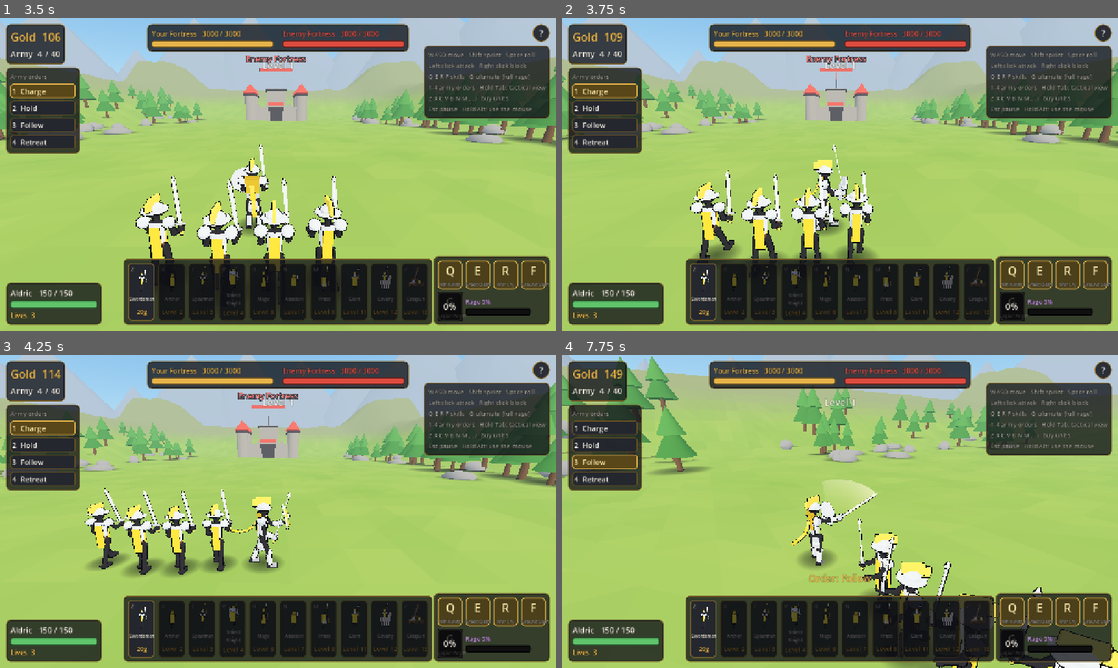
Above: before the commit, frames 1-4 (two rows, left to right).
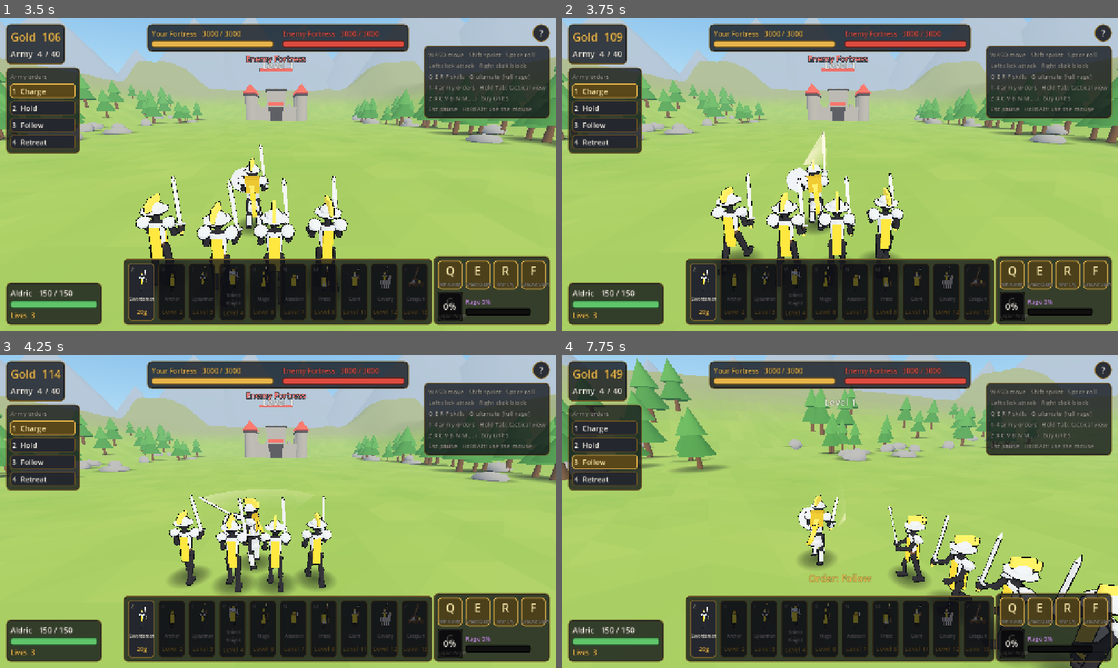
Above: after the commit, the same moments.

Repository: cronustjy-sketch/stick-legion
Game: Godot game, scene res://scenes/main_menu.tscn
Two runs of this game, one before a commit and one after it. Both use one fixed random seed, a clock stepped at 60 frames per second and the inputs below.
Inputs (mouse positions are in pixels of both pictures, inside the frame that each line leads up to):
- Up to frame 1 (3.5 s): click "Play" at 0.5 s; click "Skip" at 1.25 s; click "Start Level" at 2 s; click "Skip" at 2.75 s
- Up to frame 2 (3.75 s): tap Enter at 3.5 s; move the mouse to (962, 158) at 3.52 s; press the mouse at (962, 158) at 3.53 s; hold D (move_right) from 3.53 s (still down)
- Up to frame 3 (4.25 s): keep holding D (move_right)
- Up to frame 4 (7.75 s): move the mouse to (812, 511) at 4.27 s; release D (move_right) at 4.28 s; release the mouse at (812, 511) at 4.28 s; hold W (move_forward) from 4.28 s (still down); click (812, 511) at 4.35 s; move the mouse to (851, 505) at 5.02 s; hold Right mouse button (block) 5.03-5.78 s; click (851, 505) at 5.3 s; move the mouse to (834, 517) at 5.77 s; tap Space (dodge) at 5.85 s; click (834, 517) at 6.05 s; move the mouse to (878, 514) at 6.52 s; press the mouse at (878, 514) at 6.53 s; tap 1 (order_charge) at 6.6 s; move the mouse to (795, 508) at 7.27 s; release the mouse at (795, 508) at 7.28 s; tap 3 (order_follow) at 7.35 s; click (795, 508) at 7.55 s

Frame 1 is identical in both runs. In frame 2, 9.6% of the frame differs, in the area x 0-100%, y 0-86%; in frame 3, 13%; in frame 4, 14%, in the area x 0-100%, y 0-100%.

Commit message:
Auto aim to enemies on any side, faster attack chain, hold-to-attack

Diff:
--- a/data/hero.gd
+++ b/data/hero.gd
@@ -16,7 +16,7 @@
 	"roll_cooldown": 0.45,
 	"attack_range": 2.7,
 	"attack_arc_deg": 120.0,
-	"attack_speed": 1.25,  # animation speed multiplier
+	"attack_speed": 1.6,  # animation speed multiplier (higher = faster swings)
 	"combo_reset": 0.55,  # seconds after a swing before the combo starts over
 	"block_reduction": 0.75,
 	"block_arc_deg": 140.0,
--- a/scripts/battle.gd
+++ b/scripts/battle.gd
@@ -95,6 +95,9 @@
 	if args.has("--start-test"):
 		spawner.enabled = false
 		_run_start_test()
+	if args.has("--aim-test"):
+		spawner.enabled = false
+		_run_aim_test()
 	if args.has("--joy-test"):
 		spawner.enabled = false
 		_run_joy_test()
@@ -715,3 +718,56 @@
 	print("JOY-TEST camera yaw changed by ", snappedf(rad_to_deg(hero_camera.yaw - yaw0), 0.01), " deg, pitch by ", snappedf(rad_to_deg(hero_camera.pitch - pitch0), 0.01), " deg while the joystick moved (expect 0 / 0); hero moved: ", hero.touch_move != Vector2.ZERO)
 	Input.mouse_mode = Input.MOUSE_MODE_VISIBLE
 	get_tree().quit()
+
+
+## Auto aim and attack speed (godot ... battle.tscn -- --aim-test): enemies beside and behind the hero must be hit by a single press; holding attack must keep swinging.
+func _run_aim_test() -> void:
+	hero.mouse_gate = false
+	await get_tree().create_timer(0.8).timeout
+	var c: Vector3 = hero.global_position
+	for case: Array in [["beside (90 deg)", Vector3(3.0, 0.0, 0.0)], ["behind (180 deg)", Vector3(0.0, 0.0, 3.5)], ["far side (-100 deg)", Vector3(-2.6, 0.0, 0.8)]]:
+		hero.rotation.y = 0.0  # facing -Z
+		hero.state = Hero.State.FREE
+		var e: Unit = spawn_unit("swordsman", 1, 0.0)
+		e.passive = true
+		e.max_hp = 500.0
+		e.hp = 500.0
+		e.global_position = c + (case[1] as Vector3)
+		await get_tree().create_timer(0.2).timeout
+		var t: InputEventAction = InputEventAction.new()
+		t.action = "attack"
+		t.pressed = true
+		Input.parse_input_event(t)
+		await get_tree().create_timer(0.1).timeout
+		var to: Vector3 = e.global_position - hero.global_position
+		var facing: float = rad_to_deg(hero.forward_vector().angle_to(Vector3(to.x, 0.0, to.z).normalized()))
+		print("AIM-TEST enemy ", case[0], ": hero turned to face it instantly (error ", snappedf(facing, 0.1), " deg)")
+		var t2: InputEventAction = InputEventAction.new()
+		t2.action = "attack"
+		t2.pressed = false
+		Input.parse_input_event(t2)
+		await get_tree().create_timer(0.9).timeout
+		print("AIM-TEST   damage dealt by the first swing: ", int(500.0 - e.hp), " (expect 14)")
+		e.queue_free()
+		hero.state = Hero.State.FREE
+		await get_tree().create_timer(0.8).timeout
+	# Holding attack: count the swings in 3 seconds.
+	var dummy: Unit = spawn_unit("swordsman", 1, 0.0)
+	dummy.passive = true
+	dummy.max_hp = 100000.0
+	dummy.hp = 100000.0
+	dummy.global_position = c + Vector3(0.0, 0.0, -1.8)
+	hero.rotation.y = 0.0
+	var swings: Array[int] = [0]
+	hero.struck.connect(func(_h: int, _ci: int) -> void: swings[0] += 1)
+	var hold: InputEventAction = InputEventAction.new()
+	hold.action = "attack"
+	hold.pressed = true
+	Input.parse_input_event(hold)
+	await get_tree().create_timer(3.0).timeout
+	var rel: InputEventAction = InputEventAction.new()
+	rel.action = "attack"
+	rel.pressed = false
+	Input.parse_input_event(rel)
+	print("AIM-TEST holding attack for 3 s: ", swings[0], " swings landed (before the change: about 5)")
+	get_tree().quit()
--- a/scripts/hero.gd
+++ b/scripts/hero.gd
@@ -35,10 +35,13 @@
 var _roll_cd: float = 0.0
 var _roll_dir: Vector3 = Vector3.FORWARD
 var _stun: float = 0.0
+var _aim_dist: float = 0.0  # edge distance to the enemy the last auto-aim picked (0 = none)
 var touch_active: bool = false  # on-screen controls feed the fields below
 var touch_move: Vector2 = Vector2.ZERO
 var touch_sprint: bool = false
 var touch_attack: bool = false
+var touch_attack_held: bool = false  # the on-screen Attack button is being held: keep swinging
+var attack_held: bool = false
 var touch_dodge: bool = false
 var touch_block: bool = false
 var mouse_gate: bool = true  # ignore attack/block unless the mouse is captured (so HUD clicks do not swing the sword)
@@ -105,9 +108,13 @@
 	if mouse_gate and Input.mouse_mode != Input.MOUSE_MODE_CAPTURED:
 		attack_pressed = false
 		block_held = false
+	attack_held = Input.is_action_pressed("attack") and (Input.mouse_mode == Input.MOUSE_MODE_CAPTURED or not mouse_gate)
+	if attack_held and not touch_active and state == State.FREE:
+		attack_pressed = true
 	if touch_active:
 		move_dir = Vector3(touch_move.x, 0.0, touch_move.y).rotated(Vector3.UP, cam_yaw)
-		attack_pressed = touch_attack
+		attack_pressed = touch_attack or (touch_attack_held and state == State.FREE)
+		attack_held = touch_attack_held
 		dodge_pressed = touch_dodge
 		block_held = touch_block
 		touch_attack = false
@@ -203,18 +210,22 @@
 	var length: float = float(swing.length)
 	# Lunge forward into the swing, then settle.
 	if _attack_t < strike_t and _nearest_enemy_dist() > 1.4:
-		velocity = forward_vector() * float(swing.lunge) * (1.0 - _attack_t / strike_t * 0.5)
+		var lunge: float = float(swing.lunge) * (1.0 - _attack_t / strike_t * 0.5)
+		if _aim_dist > 1.8:  # magnetism: close the gap to the auto-aimed enemy before the blow lands
+			lunge = maxf(lunge, minf((_aim_dist - 1.7) / maxf((strike_t - _attack_t) / spd, 0.06), 13.0))
+		velocity = forward_vector() * lunge
 	else:
 		velocity = velocity.move_toward(Vector3.ZERO, 30.0 * delta)
 	if not _struck and _attack_t >= strike_t:
 		_struck = true
+		assist_aim()  # the enemy may have moved during the wind-up: snap to it right before the blow lands
 		_strike(float(swing.damage))
-	if attack and _attack_t > 0.05:  # buffered click: counts as soon as the swing has started
+	if (attack or attack_held) and _attack_t > 0.05:  # buffered click (or button held): counts as soon as the swing has started
 		_queued = true
 	if dodge and _struck and _roll_cd <= 0.0:
 		_start_roll(move_dir)
 		return
-	if _attack_t >= length * 0.88:
+	if _attack_t >= length * 0.72:  # chain into the next swing early: no dead time after the blow
 		if _queued and _combo < HeroData.COMBO.size() - 1:
 			_combo += 1
 			_start_attack()
@@ -353,20 +364,29 @@
 
 ## Light aim assist: swings turn towards the closest enemy in front of the hero.
 func assist_aim() -> void:
+	## Auto aim: on every swing the hero instantly turns to the best enemy within 6.5 m in ANY direction (beside or behind him too).
+	## Enemies in front win; a nearer one beside him beats a far one in front. Units are preferred to the fortress.
 	var fwd: Vector3 = forward_vector()
-	var best: float = 4.5
+	var best_score: float = INF
 	var best_dir: Vector3 = Vector3.ZERO
+	_aim_dist = 0.0
 	for n: Node in get_tree().get_nodes_in_group("hittable_enemy"):
 		if not n.call("is_alive") or n is Fortress:
 			continue
 		var to: Vector3 = (n.call("nearest_point", global_position) as Vector3) - global_position
 		to.y = 0.0
 		var d: float = to.length()
-		if d < best and d > 0.05 and fwd.dot(to / d) > cos(deg_to_rad(80.0)):
-			best = d
+		if d > 6.5 or d < 0.05:
+			continue
+		var ang: float = acos(clampf(fwd.dot(to / d), -1.0, 1.0))  # 0 = straight ahead, PI = behind
+		var score: float = d + ang * 0.9
+		if score < best_score:
+			best_score = score
 			best_dir = to / d
+			_aim_dist = maxf(d - float(n.get("hit_radius")), 0.0)
 	if best_dir != Vector3.ZERO:
 		rotation.y = atan2(-best_dir.x, -best_dir.z)
+		_face_yaw = rotation.y
 
 
 # --- "hittable" interface shared with Unit and Fortress (used by enemy AI) ---------------------------------
--- a/scripts/touch_controls.gd
+++ b/scripts/touch_controls.gd
@@ -121,6 +121,7 @@
 	var hero: Hero = battle.hero
 	match name:
 		"attack":
+			hero.touch_attack_held = down
 			if down:
 				hero.touch_attack = true
 		"dodge":
Binary file changed: screenshots/step13_touch_controls.png
Binary file changed: screenshots/step3_attack1.png
Binary file changed: screenshots/step3_attack2.png
Binary file changed: screenshots/step3_attack3.png
Binary file changed: screenshots/step3_block.png
Binary file changed: screenshots/step3_fortress.png
Binary file changed: screenshots/step3_idle.png
Binary file changed: screenshots/step3_roll.png
Binary file changed: screenshots/step3_sprint.png
Binary file changed: screenshots/step8_attack_archer.png
Binary file changed: screenshots/step8_attack_catapult.png
Binary file changed: screenshots/step8_attack_cavalry.png
(and 12 more such lines)
